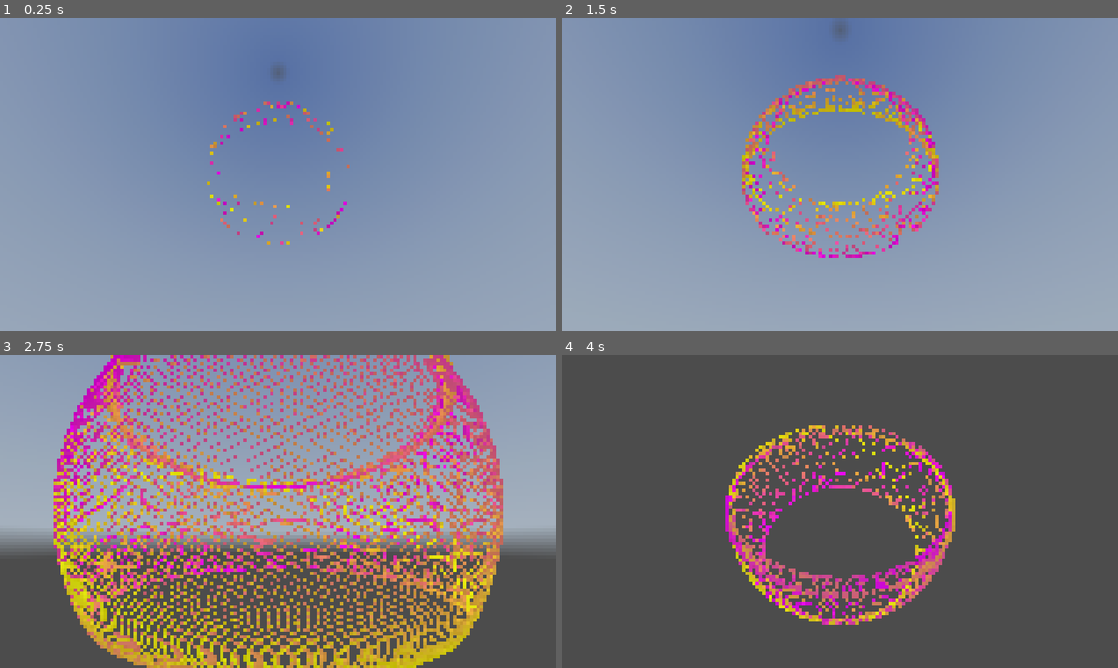
Above: before the commit, frames 1-4 (two rows, left to right).
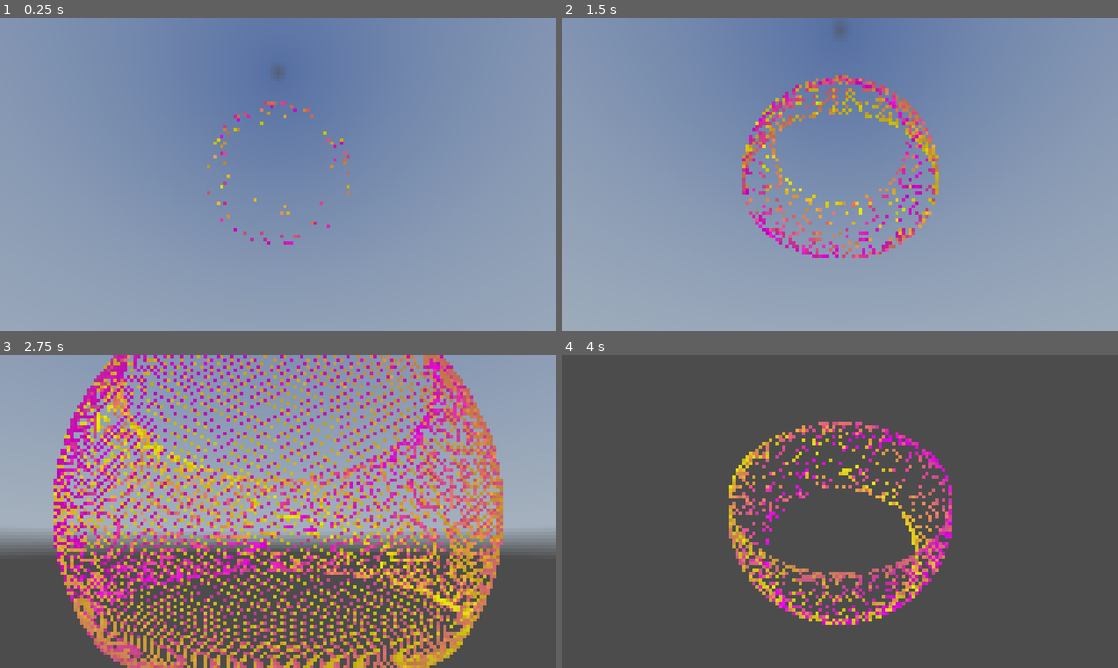
Above: after the commit, the same moments.

Repository: kasworld/gd4orbit_sphere3d
Game: Godot game, scene res://main.tscn
Same seed, same stepped clock (60 frames per second), same inputs: the game is played once before the commit and once after it. A sky picture missing from this copy of the repository is replaced by a grey-blue gradient.
Inputs (mouse positions are in pixels of both pictures, inside the frame that each line leads up to):
- Up to frame 1 (0.25 s): no input
- Up to frame 2 (1.5 s): tap Enter at 0.5 s; move the mouse to (962, 158) at 0.52 s; click (962, 158) at 0.67 s; move the mouse to (728, 190) at 1.27 s; click (728, 190) at 1.42 s
- Up to frame 3 (2.75 s): move the mouse to (333, 442) at 2.02 s; click (333, 442) at 2.17 s
- Up to frame 4 (4 s): move the mouse to (812, 574) at 2.77 s; click (812, 574) at 2.92 s; move the mouse to (1006, 558) at 3.52 s; click (1006, 558) at 3.67 s

The runs differ from the first frame. In frame 1, 1.0% of the frame differs, in the area x 37-63%, y 26-73%; in frame 2, 6.1%; in frame 3, 48%, in the area x 9-91%, y 0-100%; in frame 4, 9.1%.

Commit message:
multimesh Bracelet2

Diff:
--- a/bracelet.gd
+++ b/bracelet.gd
@@ -32,6 +32,8 @@
 		orbsph_list[i].show()
 
 func _process(delta: float) -> void:
+	if orbsph_list.size() == 0:
+		return
 	change_visible_count()
 
 var visible_count :int = 3
--- /dev/null
+++ b/bracelet_2.gd
@@ -0,0 +1,56 @@
+extends Node3D
+class_name Bracelet2
+
+var orbit_r := 100.0
+var co1 := Color.MAGENTA
+var co2 := Color.YELLOW
+
+var multimesh :MultiMesh
+
+func init(count :int, ob_r :float) -> void:
+	orbit_r = ob_r
+	var mesh = TorusMesh.new()
+	mesh.inner_radius = orbit_r*0.999
+	mesh.outer_radius = orbit_r*1.001
+	mesh.material = StandardMaterial3D.new()
+	mesh.material.vertex_color_use_as_albedo = true
+
+	multimesh = MultiMesh.new()
+	multimesh.mesh = mesh
+	multimesh.transform_format = MultiMesh.TRANSFORM_3D
+	multimesh.use_colors = true # before set instance_count
+	# Then resize (otherwise, changing the format is not allowed).
+	multimesh.instance_count = count
+	multimesh.visible_instance_count = count
+
+	var multi_ring = MultiMeshInstance3D.new()
+	multi_ring.multimesh = multimesh
+	add_child(multi_ring)
+
+func change_궤도(n :int) -> void:
+	multimesh.visible_instance_count = n
+	for i in multimesh.visible_instance_count:
+		#var axis = Vector3.UP.rotated(Vector3.RIGHT.rotated(Vector3.UP,2*PI/n*i), PI/6 )
+		var t = Transform3D(Basis(), Vector3.ZERO)
+		t = t.rotated_local(Vector3.RIGHT.rotated(Vector3.UP,2*PI/n*i), PI/6)
+		#t = t.scaled_local( bar_size )
+		multimesh.set_instance_transform(i,t )
+		var rate := (i as float) / (n as float) *2
+		if rate > 1 :
+			rate = 2 - rate
+		multimesh.set_instance_color(i,co1.lerp(co2,rate))
+
+func _process(delta: float) -> void:
+	change_visible_count()
+
+var visible_count :int = 3
+var count_inc :int = 1
+func change_visible_count() -> void:
+	visible_count += count_inc
+	if visible_count > multimesh.instance_count:
+		count_inc = -1
+		visible_count = multimesh.instance_count
+	if visible_count < 3:
+		count_inc = 1
+		visible_count = 3
+	change_궤도(visible_count)
--- /dev/null
+++ b/bracelet_2.tscn
@@ -0,0 +1,6 @@
+[gd_scene load_steps=2 format=3 uid="uid://dcg1g1slj5qpb"]
+
+[ext_resource type="Script" uid="uid://k86ecwcbwkay" path="res://bracelet_2.gd" id="1_lpx7u"]
+
+[node name="Bracelet2" type="Node3D"]
+script = ExtResource("1_lpx7u")
--- a/main.gd
+++ b/main.gd
@@ -4,7 +4,8 @@
 var TotalHeight := 100
 
 func _ready() -> void:
-	$Bracelet.init(180, TotalDiagonal/2 *1.5)
+	#$Bracelet.init(180, TotalDiagonal/2 *1.5)
+	$Bracelet2.init(180, TotalDiagonal/2 *1.5)
 
 func _process(delta: float) -> void:
 	move_camera(delta)
--- a/main.tscn
+++ b/main.tscn
@@ -1,8 +1,9 @@
-[gd_scene load_steps=7 format=3 uid="uid://ue3plfh0xig2"]
+[gd_scene load_steps=8 format=3 uid="uid://ue3plfh0xig2"]
 
 [ext_resource type="Script" uid="uid://dkm0w35nly1l7" path="res://main.gd" id="1_ig7tw"]
 [ext_resource type="Texture2D" uid="uid://pqs6lcrw438x" path="res://image/skymap.hdr" id="2_0xm2m"]
 [ext_resource type="PackedScene" uid="uid://cxgyhv16ltuh6" path="res://bracelet.tscn" id="3_h2yge"]
+[ext_resource type="PackedScene" uid="uid://dcg1g1slj5qpb" path="res://bracelet_2.tscn" id="4_1bvp3"]
 
 [sub_resource type="PanoramaSkyMaterial" id="PanoramaSkyMaterial_h2yge"]
 panorama = ExtResource("2_0xm2m")
@@ -32,3 +33,6 @@
 omni_range = 200.0
 
 [node name="Bracelet" parent="." instance=ExtResource("3_h2yge")]
+visible = false
+
+[node name="Bracelet2" parent="." instance=ExtResource("4_1bvp3")]
Not shown, added: bracelet_2.gd.uid
